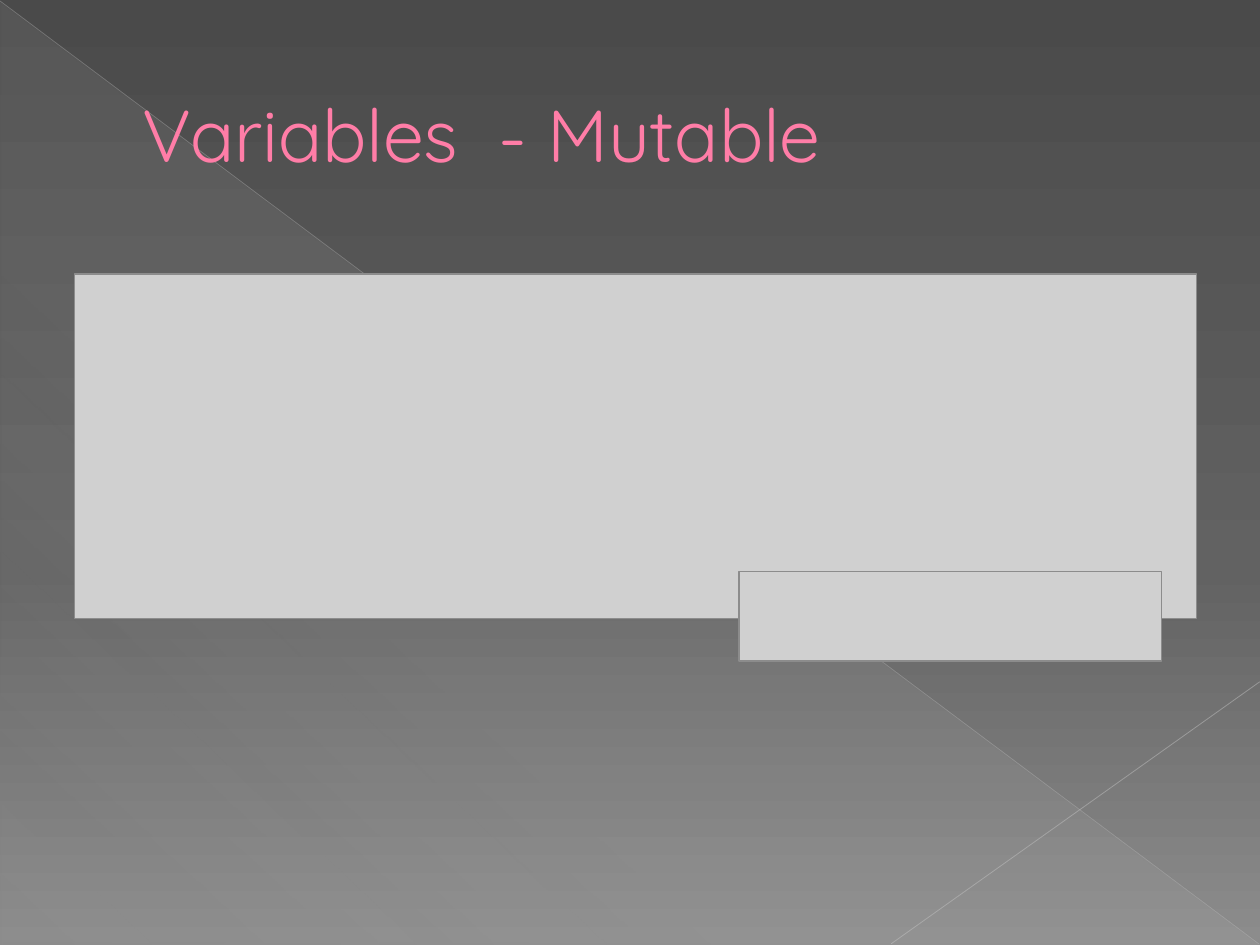
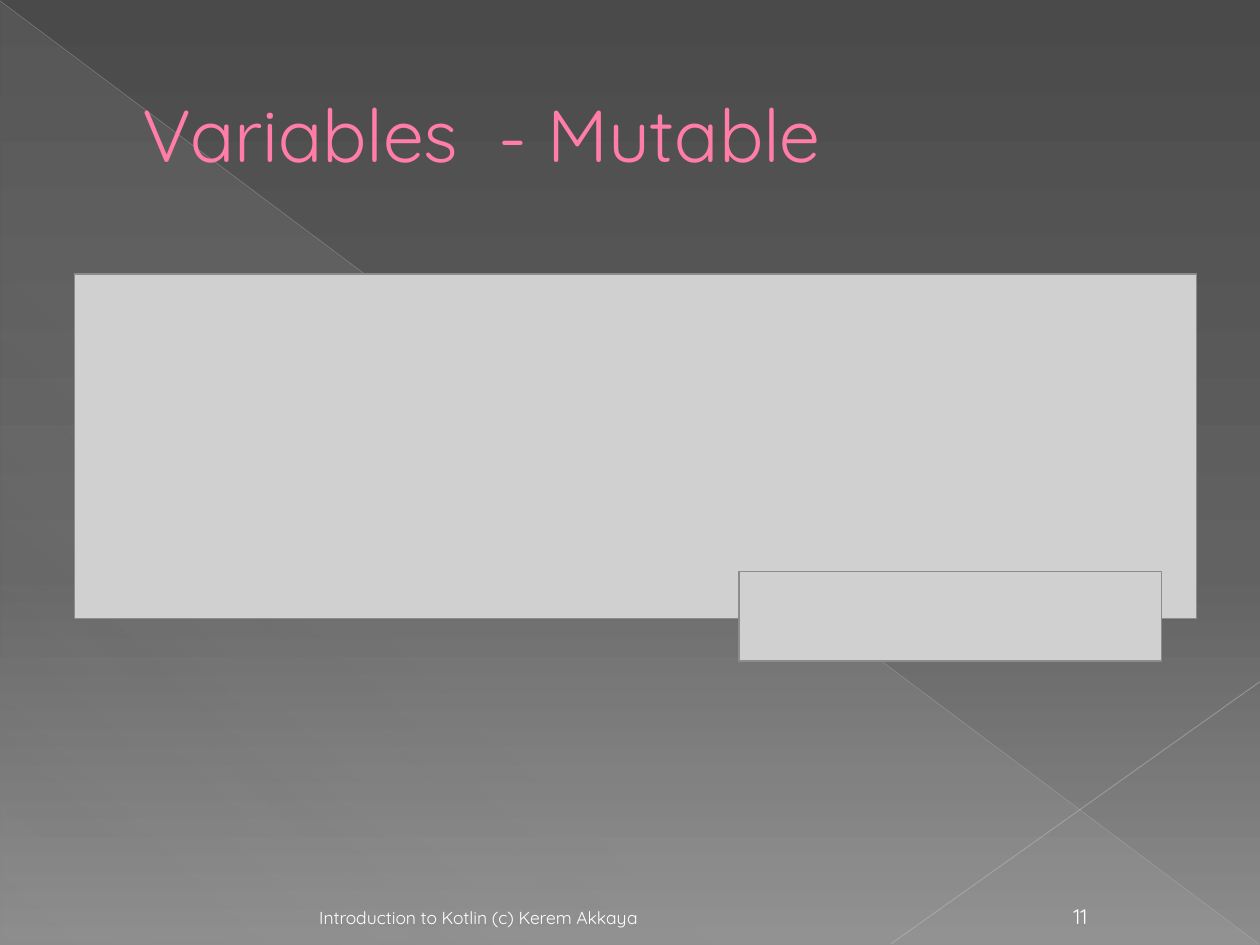
Before and after one commit to KeremAkkaya/kotlinpresentation, a slide deck: slide 11 of Kotlin Programlamaya Giriş.pptx. Drawn at 1260x945 pixels with LibreOffice and Linux fonts; fonts in the diff are those of the drawing; grey boxes stand for pictures; background and template pictures are left out. Boxes give left, top, right and bottom in pixels: in the first picture for what was removed or moved away, otherwise in the second. Text is boxed around its words. In the diff, an @@ line names an element or a change of style, - is before the commit and + after.

```diff
--- a/Kotlin Programlamaya Giriş.pptx
+++ b/Kotlin Programlamaya Giriş.pptx
@@ text added at [319,911,637,928], 10 pt, text #FFFFFF @@
+Introduction to Kotlin (c) Kerem Akkaya
@@ page number added at [1073,909,1087,924], 12 pt, text #FFFFFF @@
+11
```
Also in this commit, not shown: 47 other slides changed, 1 other file.
